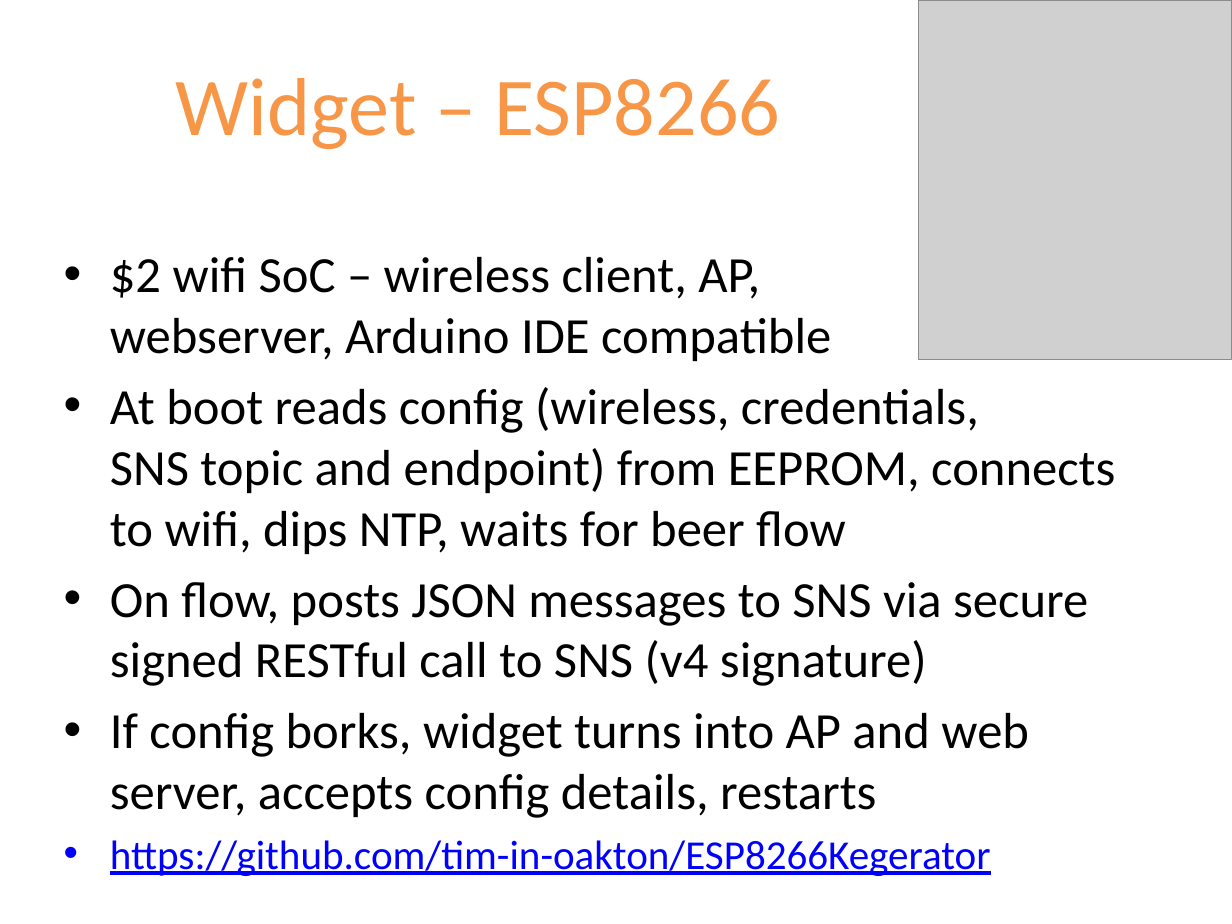
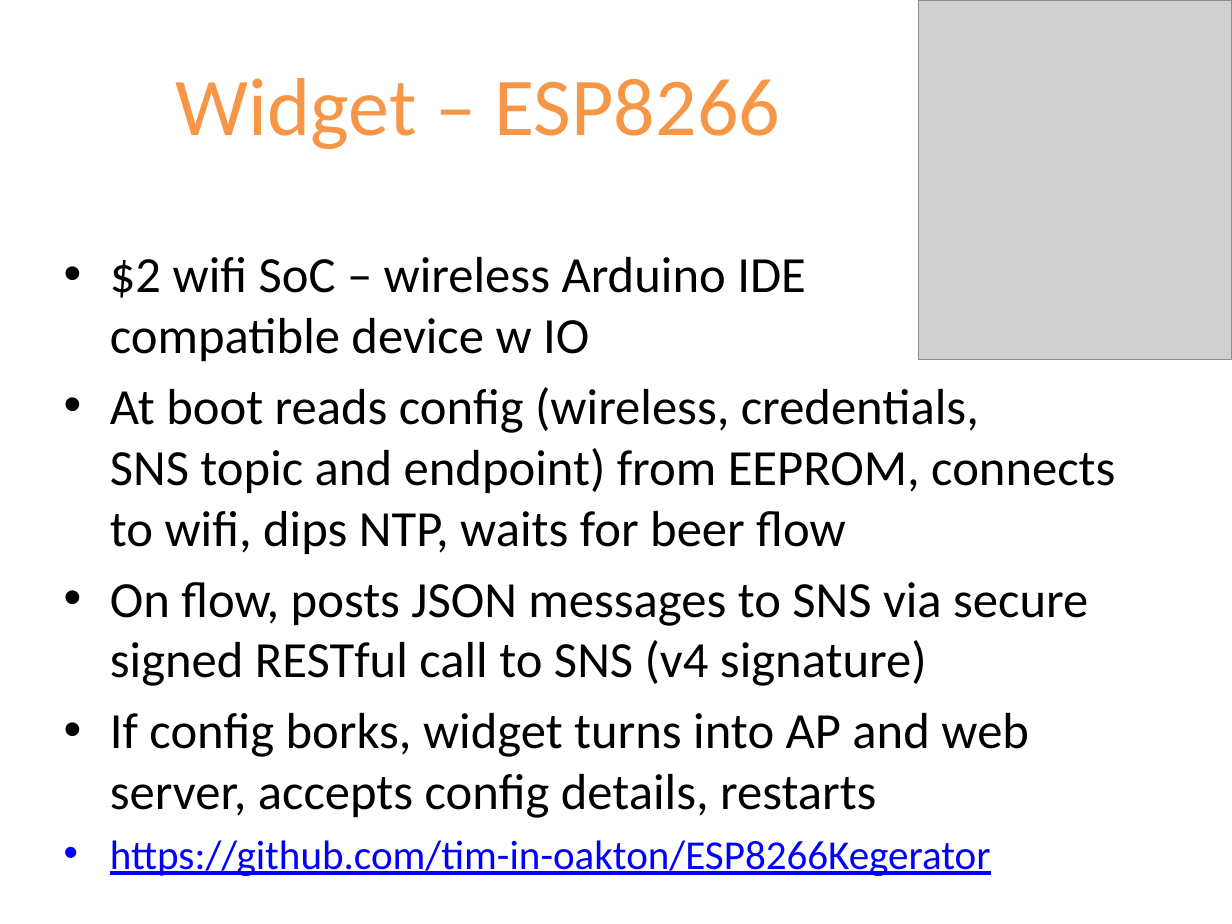
Before and after one commit to tim-in-oakton/ESP8266Kegerator, a slide deck: slide 3 of Wireless Kegerator talking to AWS.pptx. Drawn at 1232x924 pixels with LibreOffice and Linux fonts; fonts in the diff are those of the drawing; grey boxes stand for pictures. Boxes give left, top, right and bottom in pixels: in the first picture for what was removed or moved away, otherwise in the second. Text is boxed around its words. In the diff, an @@ line names an element or a change of style, - is before the commit and + after.

```diff
--- a/Wireless Kegerator talking to AWS.pptx
+++ b/Wireless Kegerator talking to AWS.pptx
@@ text at (110, 257, 806, 361): text changed @@
-• $2 wifi SoC – wireless client, AP,
-  webserver, Arduino IDE compatible
+• $2 wifi SoC – wireless Arduino IDE
+  compatible device w IO
```
Also in this commit, not shown: 1 other slide changed, 7 other files.
